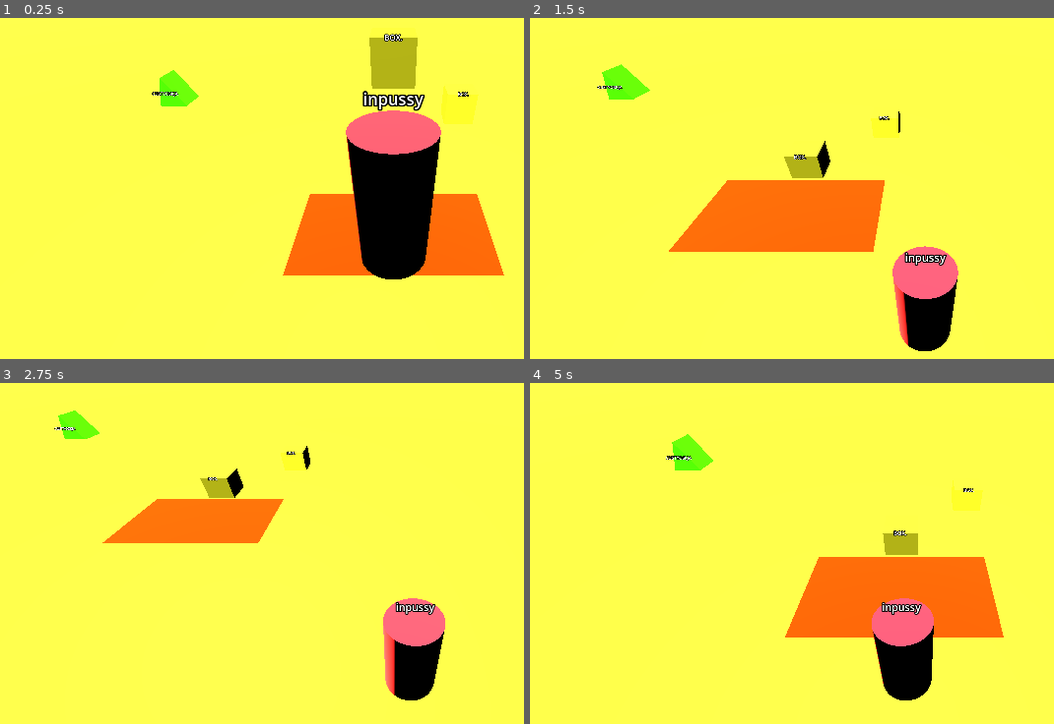
Above: before the commit, frames 1-4 (two rows, left to right).
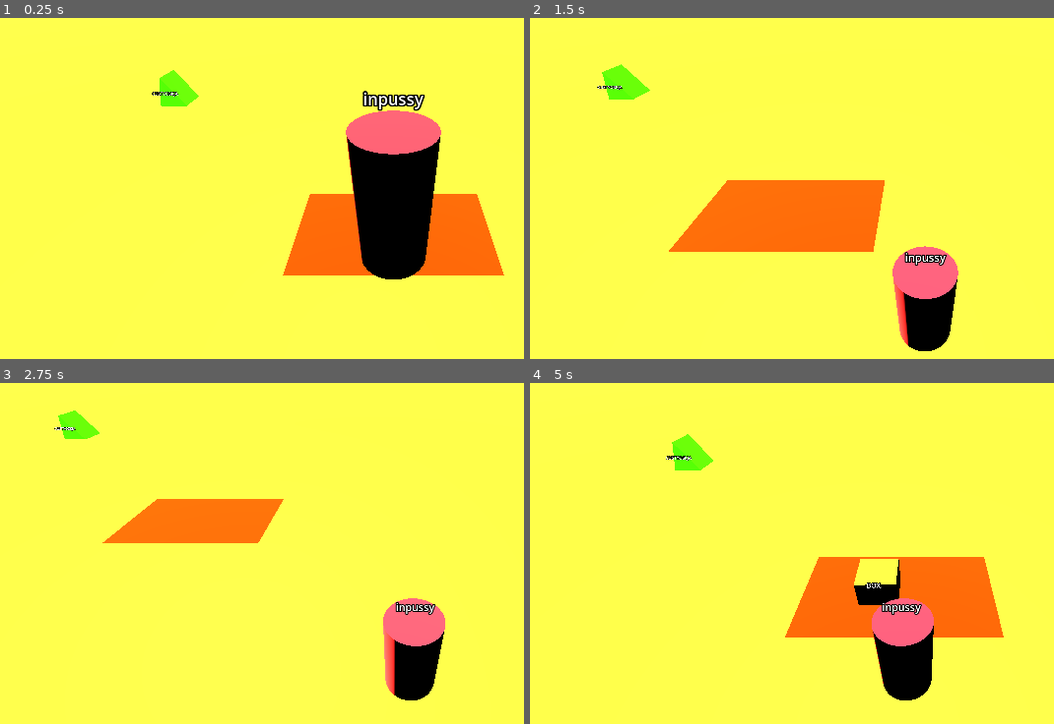
Above: after the commit, the same moments.

Repository: ferafiks/game-dzem-2
Game: Godot game, scene res://test_level.tscn
Same seed, same stepped clock (60 frames per second), same inputs: the game is played once before the commit and once after it.
Inputs:
- Up to frame 1 (0.25 s): no input
- Up to frame 2 (1.5 s): hold D (right) 0.53-1.28 s; tap Q (drop) at 0.6, 1.35 s; hold S (down) from 1.28 s (still down)
- Up to frame 3 (2.75 s): release S (down) at 2.03 s; hold D (right) from 2.03 s (still down); tap E (take) at 2.1 s; tap Q (drop) at 2.3 s
- Up to frame 4 (5 s): release D (right) at 2.78 s; hold W (up) 2.78-3.53 s; tap Q (drop) at 2.85, 3.6, 4.55 s; hold A (left) from 3.53 s (still down); tap E (take) at 4.35 s

The runs differ from the first frame. In frame 1, 1.9% of the frame differs, in the area x 70-92%, y 4-32%; in frame 2, 0.9%; in frame 3, 0.7%; in frame 4, 1.9%.

Commit message:
ZRZUT DZIAŁAAAAA
adsghu

Diff:
--- a/crate.gd
+++ b/crate.gd
@@ -1,6 +1,8 @@
 extends RigidBody3D
 @export var target_customer: StaticBody3D
-
+var correct_zrzut
+func _ready() -> void:
+	correct_zrzut = get_parent()
 # Called when the node enters the scene tree for the first time.
 func take(node_pos):
 	rotation = Vector3.ZERO
@@ -20,6 +22,7 @@
 func delivered():
 	var rodzenstwo_load = preload("res://particle_boom.tscn")
 	var rodzenstwo = rodzenstwo_load.instantiate()
+	correct_zrzut.to_deliver -= 1
 	rodzenstwo.position = position
 	rodzenstwo.visible = true
 	rodzenstwo.emitting = true
--- a/customer.gd
+++ b/customer.gd
@@ -1,6 +1,6 @@
 extends StaticBody3D
 
-
+var happy : bool = false
 # Called when the node enters the scene tree for the first time.
 func _ready() -> void:
 	pass # Replace with function body.
@@ -10,7 +10,10 @@
 	print(body)
 	if "Crate" in body.get_name():
 		if body.target_customer == self:
+			happy = true
 			body.delivered()
+
+
 
 
 
--- a/steampussy.gd
+++ b/steampussy.gd
@@ -1,5 +1,4 @@
 extends CharacterBody3D
-
 
 const SPEED = 5.0
 const JUMP_VELOCITY = 4.5
@@ -42,4 +41,5 @@
 	if Input.is_action_just_pressed("drop"):
 		if !$Hand.get_children().is_empty():
 			$Hand.get_children()[-1].drop()
+			$Hand.get_children()[-1].name = 'Crate' + str($Hand.get_children()[-1].get_instance_id())
 			$Hand.get_children()[-1].reparent($'..')
--- a/test_level.gd
+++ b/test_level.gd
@@ -1,7 +1,26 @@
 extends Node3D
+
+var lista_zrzutów : Array
+var current_zrzut = 0
+
+
+func _ready() -> void:
+	for child in get_children():
+		if "Zrzut" in child.name:
+			lista_zrzutów.append(child)
+	lista_zrzutów[0].zrzut()
+
+
+
 
 func lose():
 	var lose_screen = load("res://lose_pop_up.tscn")
 	var lose_inst = lose_screen.instantiate()
 	add_child(lose_inst)
 	get_tree().paused = true
+
+func _process(_delta: float) -> void:
+	if lista_zrzutów[0].to_deliver == 0:
+		print(lista_zrzutów)
+		lista_zrzutów.pop_front()
+		lista_zrzutów[0].zrzut()
--- a/test_level.tscn
+++ b/test_level.tscn
@@ -2,9 +2,9 @@
 
 [ext_resource type="Script" uid="uid://cnwtlrwowfup6" path="res://test_level.gd" id="1_4ptq8"]
 [ext_resource type="PackedScene" uid="uid://vp6lwt2gaypn" path="res://steampussy.tscn" id="1_gojnm"]
-[ext_resource type="PackedScene" uid="uid://dsvbntut4fm2u" path="res://crate.tscn" id="2_1c2mv"]
 [ext_resource type="PackedScene" uid="uid://qkkiksge1seq" path="res://customer.tscn" id="3_f7g2b"]
 [ext_resource type="PackedScene" uid="uid://c7dsbary4yyof" path="res://area_znak_kierunek.tscn" id="5_sb12i"]
+[ext_resource type="PackedScene" uid="uid://bra3f5k16jj1t" path="res://zrzut.tscn" id="6_gbhdq"]
 
 [sub_resource type="WorldBoundaryShape3D" id="WorldBoundaryShape3D_1c2mv"]
 
@@ -36,17 +36,22 @@
 [node name="Camera3D" parent="steampussy" index="3" unique_id=1989415634]
 transform = Transform3D(1, 0, 0, 0, 0.7071068, 0.7071068, 0, -0.7071068, 0.7071068, 9.536743e-07, 5.5406947, 3.6975923)
 
-[node name="Crate" parent="." unique_id=1698030415 node_paths=PackedStringArray("target_customer") instance=ExtResource("2_1c2mv")]
-transform = Transform3D(1, 0, 0, 0, 1, 0, 0, 0, 1, 0, 3.4087868, -2.1600285)
-target_customer = NodePath("../Customer")
-
-[node name="Crate2" parent="." unique_id=2084052760 instance=ExtResource("2_1c2mv")]
-transform = Transform3D(1, 0, 0, 0, 1, 0, 0, 0, 1, 2.2743149, 1.3170943, -4.911859)
-
 [node name="Customer" parent="." unique_id=495619890 instance=ExtResource("3_f7g2b")]
 transform = Transform3D(1, 0, 0, 0, 1, 0, 0, 0, 1, -8.543572, 1.580394, -6.4760303)
 
 [node name="Area_znak_kierunek" parent="." unique_id=1919238867 instance=ExtResource("5_sb12i")]
 transform = Transform3D(1, 0, 0, 0, 1, 0, 0, 0, 1, 0, 0.22841287, 0)
 
+[node name="Zrzut" parent="." unique_id=701562138 instance=ExtResource("6_gbhdq")]
+
+[node name="Crate" parent="Zrzut" index="0" unique_id=1698030415 node_paths=PackedStringArray("target_customer")]
+target_customer = NodePath("../../Customer")
+
+[node name="Zrzut2" parent="." unique_id=415706249 instance=ExtResource("6_gbhdq")]
+
+[node name="Crate" parent="Zrzut2" index="0" unique_id=1698030415 node_paths=PackedStringArray("target_customer")]
+target_customer = NodePath("../../Customer")
+
 [editable path="steampussy"]
+[editable path="Zrzut"]
+[editable path="Zrzut2"]
--- /dev/null
+++ b/zrzut.gd
@@ -0,0 +1,16 @@
+extends Node3D
+var to_deliver = -1
+func _ready() -> void:
+	for rzecz in get_children():
+		rzecz.visible = false
+		rzecz.gravity_scale = 0
+		rzecz.position.y = 100
+
+# Called when the node enters the scene tree for the first time.
+func zrzut():
+	to_deliver = 0
+	for rzecz in get_children():
+		rzecz.visible = true
+		rzecz.gravity_scale = 1
+		to_deliver += 1
+	print(to_deliver)
--- /dev/null
+++ b/zrzut.tscn
@@ -0,0 +1,9 @@
+[gd_scene format=3 uid="uid://bra3f5k16jj1t"]
+
+[ext_resource type="Script" uid="uid://d0l28itjhk3sh" path="res://zrzut.gd" id="1_yfekd"]
+[ext_resource type="PackedScene" uid="uid://dsvbntut4fm2u" path="res://crate.tscn" id="2_bpfjy"]
+
+[node name="Zrzut" type="Node3D" unique_id=701562138]
+script = ExtResource("1_yfekd")
+
+[node name="Crate" parent="." unique_id=1698030415 instance=ExtResource("2_bpfjy")]
Not shown, added: zrzut.gd.uid
